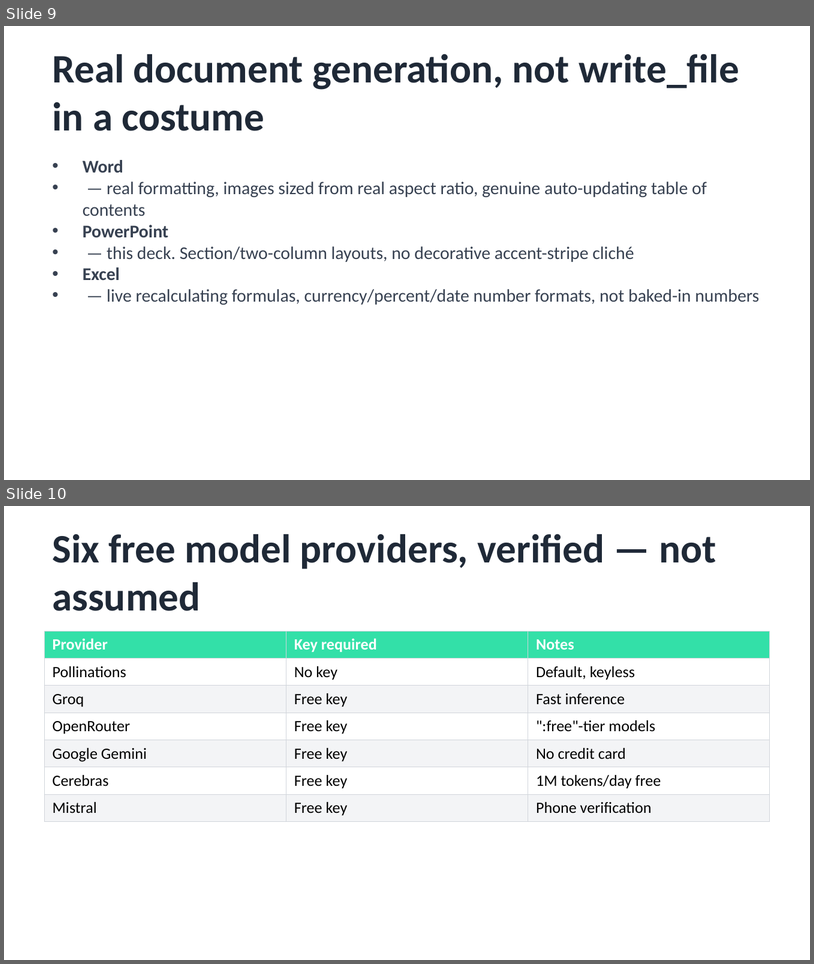
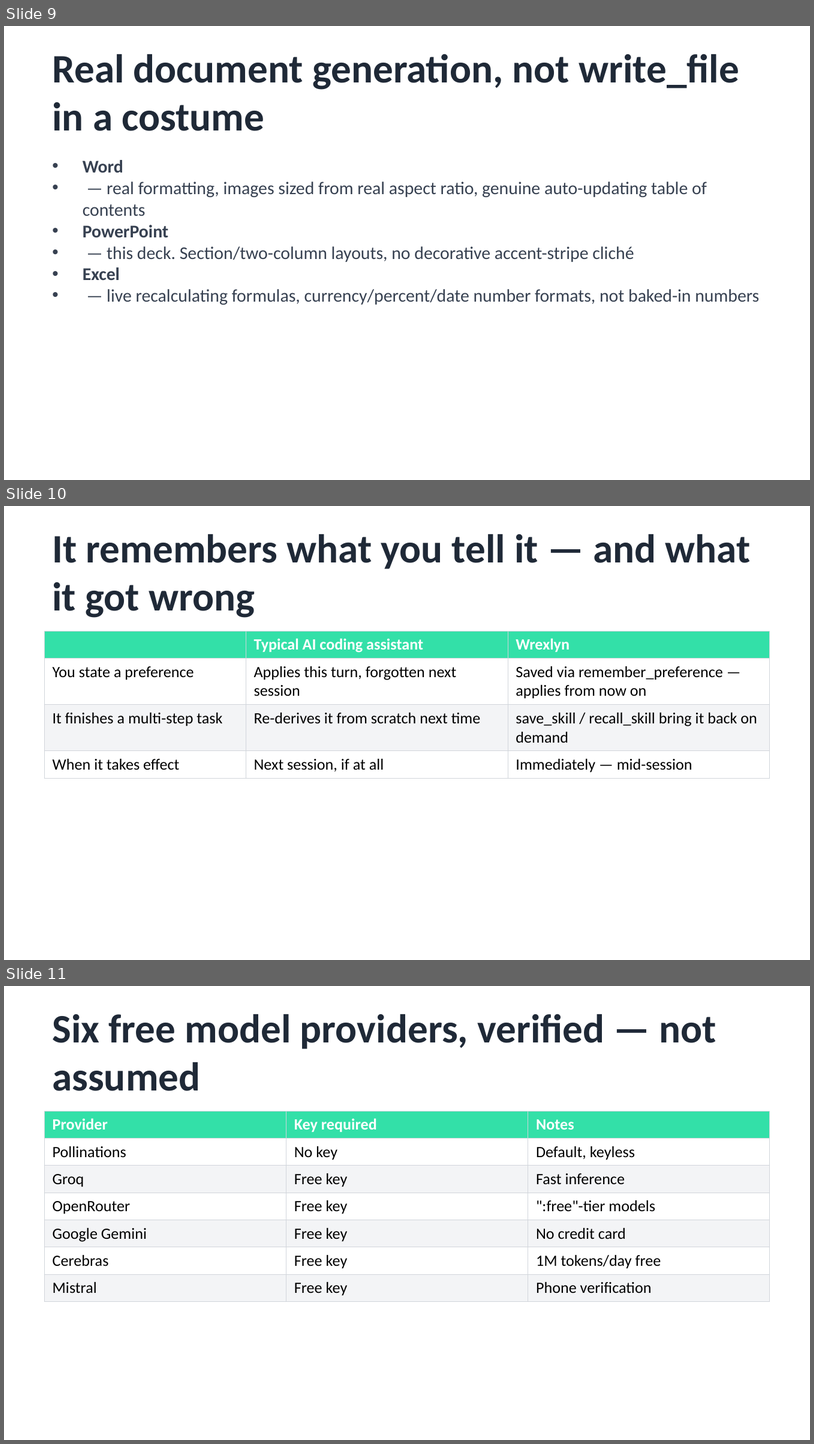
Before and after one commit to nishantsprabhakar/codingagent, a slide deck: docs/assets/Wrexlyn-Pitch-Deck.pptx. Shown one above the other, each under a label of ours: slides 9 and 10 before the commit, slides 9, 10 and 11 after it. The pictures are 814x964 and 814x1444 pixels, drawn with LibreOffice and Linux fonts; fonts in the diff are those of the drawing. Boxes give left, top, right and bottom in pixels: in the first picture for what was removed or moved away, otherwise in the second. Text is boxed around its words. In the diff, an @@ line names an element or a change of style, - is before the commit and + after.

Commit message:
Add self-learning content to the pitch deck (Wrexlyn-Pitch-Deck.pptx)
- Slide 8 "How this differs": new "Learns your preferences" row
  (remembers preferences & past mistakes vs. resetting every session).
- New slide 10, "It remembers what you tell it — and what it got wrong":
  a 3-column comparison table covering remember_preference (preferences
  persist and apply immediately, not next session) and save_skill/
  recall_skill (reusable multi-step patterns saved instead of re-derived
  from scratch), placed right after the document-generation slide.
- Deck grows from 14 to 15 slides; verified via PowerPoint COM automation
  (opens cleanly, correct slide/shape counts) and visual export of both
  the edited and new slide.

```diff
--- a/docs/assets/Wrexlyn-Pitch-Deck.pptx
+++ b/docs/assets/Wrexlyn-Pitch-Deck.pptx
@@ slide 10 added at (x1=4, y1=506, x2=810, y2=960), background #FFFFFF @@
@@ text added at (x1=52, y1=534, x2=751, y2=618), 36 pt, text #1F2937, bold @@
+It remembers what you tell it — and what it got wrong
@@ table added at (x1=44, y1=631, x2=770, y2=775), 4 rows, 3 columns @@
+ | Typical AI coding assistant | Wrexlyn
+You state a preference | Applies this turn, forgotten next session | Saved via remember_preference — applies from now on
+It finishes a multi-step task | Re-derives it from scratch next time | save_skill / recall_skill bring it back on demand
+When it takes effect | Next session, if at all | Immediately — mid-session
@@ what was slide 10 is now slide 11 @@
```
Also in this commit, not shown: 1 slide changed.
